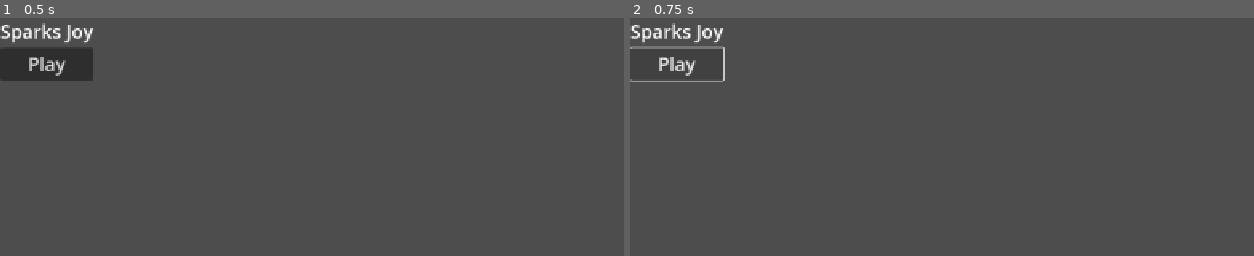
Above: before the commit, frames 1-2 (left to right).
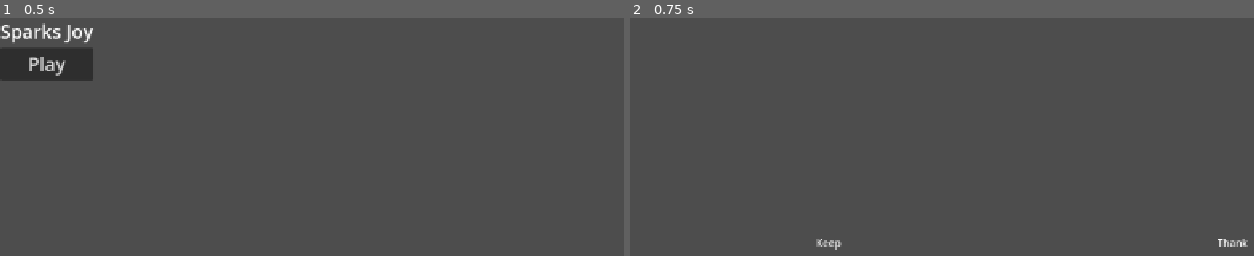
Above: after the commit, the same moments.

Repository: peabnuts123/2025-pb-and-jam
Game: Godot game, scene res://scenes/main.tscn
Same seed, same stepped clock (60 frames per second), same inputs: the game is played once before the commit and once after it.
Inputs:
- Up to frame 1 (0.5 s): no input
- Up to frame 2 (0.75 s): click "Play" at 0.5 s

Frame 1 is identical in both runs. In frame 2, 1.2% of the frame differs, in the area x 0-100%, y 2-98%.

Commit message:
Make play button open gameplay scene

Diff:
--- a/scenes/menu.tscn
+++ b/scenes/menu.tscn
@@ -1,5 +1,6 @@
-[gd_scene load_steps=2 format=3 uid="uid://ch1arasjga7d5"]
+[gd_scene load_steps=3 format=3 uid="uid://ch1arasjga7d5"]
 
+[ext_resource type="Script" uid="uid://cntvyyy03tkm0" path="res://scripts/menu/menu.gd" id="1_vjb58"]
 [ext_resource type="Theme" uid="uid://dv4mr2hyfhanw" path="res://resources/text.tres" id="1_yqeox"]
 
 [node name="Main Menu" type="Control"]
@@ -11,6 +12,7 @@
 grow_vertical = 2
 size_flags_horizontal = 3
 size_flags_vertical = 3
+script = ExtResource("1_vjb58")
 
 [node name="Container" type="VFlowContainer" parent="."]
 layout_mode = 1
@@ -30,3 +32,5 @@
 layout_mode = 2
 theme = ExtResource("1_yqeox")
 text = "Play"
+
+[connection signal="pressed" from="Container/Play" to="." method="_on_play_pressed"]
--- /dev/null
+++ b/scripts/menu/menu.gd
@@ -0,0 +1,4 @@
+extends Control
+
+func _on_play_pressed():
+  get_tree().change_scene_to_file("res://scenes/gameplay.tscn")
Not shown, added: scripts/menu/menu.gd.uid
